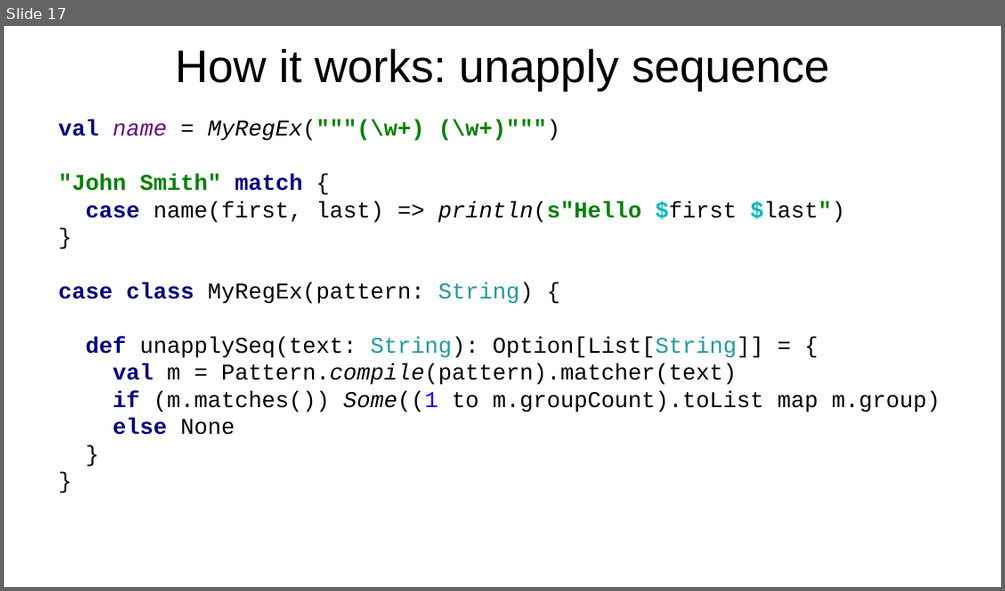
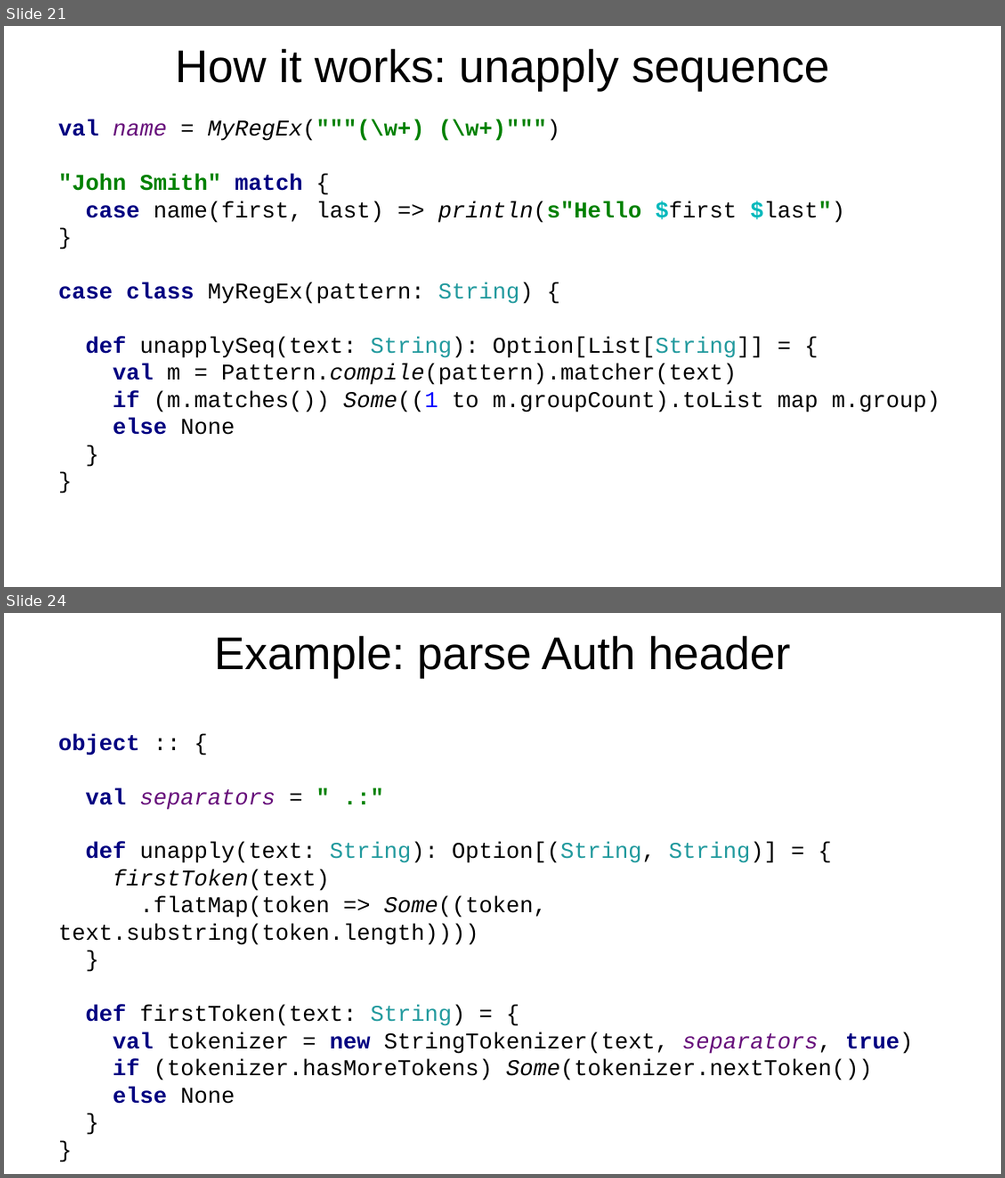
Before and after one commit to volodymyr-korolyov/meetup-scala-pattern-matching, a slide deck: Scala pattern matching.pptx. Shown one above the other, each under a label of ours: slide 17 before the commit, slides 21 and 24 after it; the slides between them are not shown. The pictures are 1005x591 and 1005x1178 pixels, drawn with LibreOffice and Linux fonts; fonts in the diff are those of the drawing; background and template pictures are left out. Boxes give left, top, right and bottom in pixels: in the first picture for what was removed or moved away, otherwise in the second. Text is boxed around its words. In the diff, an @@ line names an element or a change of style, - is before the commit and + after.

Commit message:
Custom extractor example

```diff
--- a/Scala pattern matching.pptx
+++ b/Scala pattern matching.pptx
@@ slide 24 added at [4, 613, 1001, 1174], background picture (left out) @@
@@ text added at [214, 635, 791, 678], 36.4 pt, text #000000 @@
+Example: parse Auth header
@@ text added at [58, 733, 913, 1103], 18 pt, text #000000 @@
+object :: {
+val separators = " .:"
+def unapply(text: String): Option[(String, String)] = {
+firstToken(text)
+.flatMap(token => Some((token, text.substring(token.length))))
+}
+def firstToken(text: String) = {
+val tokenizer = new StringTokenizer(text, separators, true)
+if (tokenizer.hasMoreTokens) Some(tokenizer.nextToken())
+else None
+}
+}
@@ what was slide 17 is now slide 21 @@
```
Also in this commit, not shown: 4 other slides added, 2 slides removed, 3 other files.
